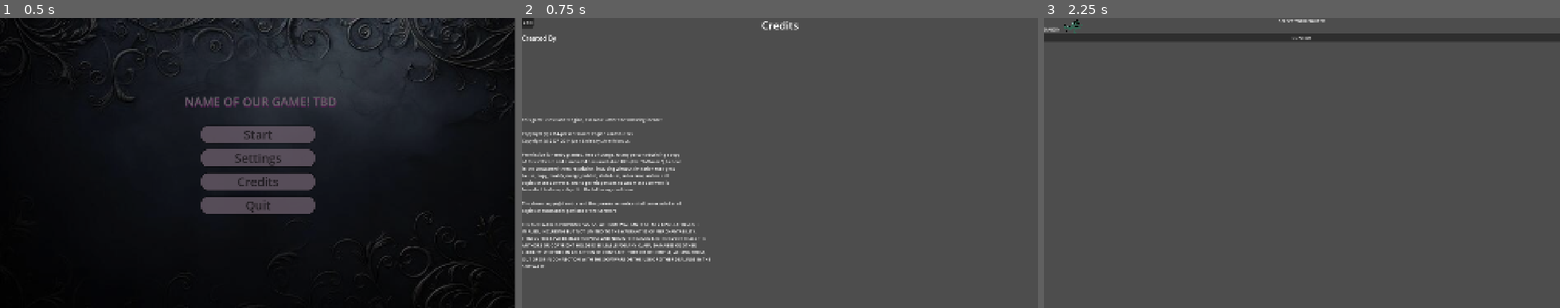
Above: before the commit, frames 1-3 (left to right).
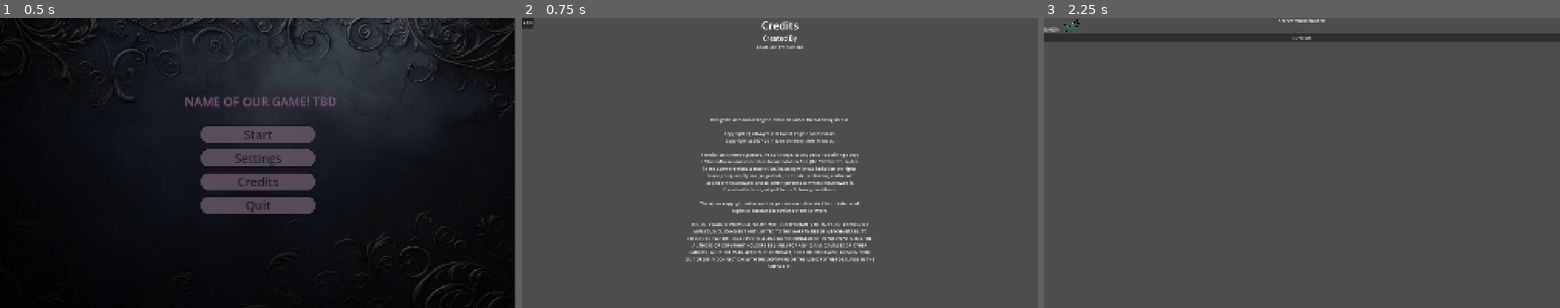
Above: after the commit, the same moments.

Repository: kokowoj/FearMongrels
Game: Godot game, scene res://main_menu.tscn
Two runs of this game, one before a commit and one after it. Both use one fixed random seed, a clock stepped at 60 frames per second and the inputs below.
Inputs:
- Up to frame 1 (0.5 s): no input
- Up to frame 2 (0.75 s): click "Credits" at 0.5 s
- Up to frame 3 (2.25 s): click "Back" at 1.25 s; click "Start" at 2 s

Frame 1 is identical in both runs. In frame 2, 8.3% of the frame differs, in the area x 0-69%, y 5-87%; in frame 3, nothing differs.

Commit message:
Updated Credits Layout

Diff:
--- a/fear-mongrels/credits.tscn
+++ b/fear-mongrels/credits.tscn
@@ -38,9 +38,12 @@
 layout_mode = 2
 theme_override_font_sizes/font_size = 24
 text = "Created By"
+horizontal_alignment = 1
 
 [node name="Names" type="Label" parent="ScrollContainer/VBoxContainer" unique_id=1165890836]
 layout_mode = 2
+text = "ToMbLiKe Productions"
+horizontal_alignment = 1
 
 [node name="Programming" type="Label" parent="ScrollContainer/VBoxContainer" unique_id=1444871345]
 layout_mode = 2
@@ -93,6 +96,7 @@
 LIABILITY, WHETHER IN AN ACTION OF CONTRACT, TORT OR OTHERWISE, ARISING FROM,
 OUT OF OR IN CONNECTION WITH THE SOFTWARE OR THE USE OR OTHER DEALINGS IN THE
 SOFTWARE."
+horizontal_alignment = 1
 
 [node name="BackButton" type="Button" parent="ScrollContainer" unique_id=717828112]
 layout_mode = 2
Not shown, added: fear-mongrels/Cathulhu - fight theme.wav.import
Not shown, added: fear-mongrels/Cathulhu - intro scene.wav.import
Not shown, added: fear-mongrels/Cathulhu - victory theme.wav.import
Not shown, added: fear-mongrels/Main theme.wav.import
Not shown, added: fear-mongrels/select your fighter.wav.import
Not shown, added: fear-mongrels/training theme.wav.import
